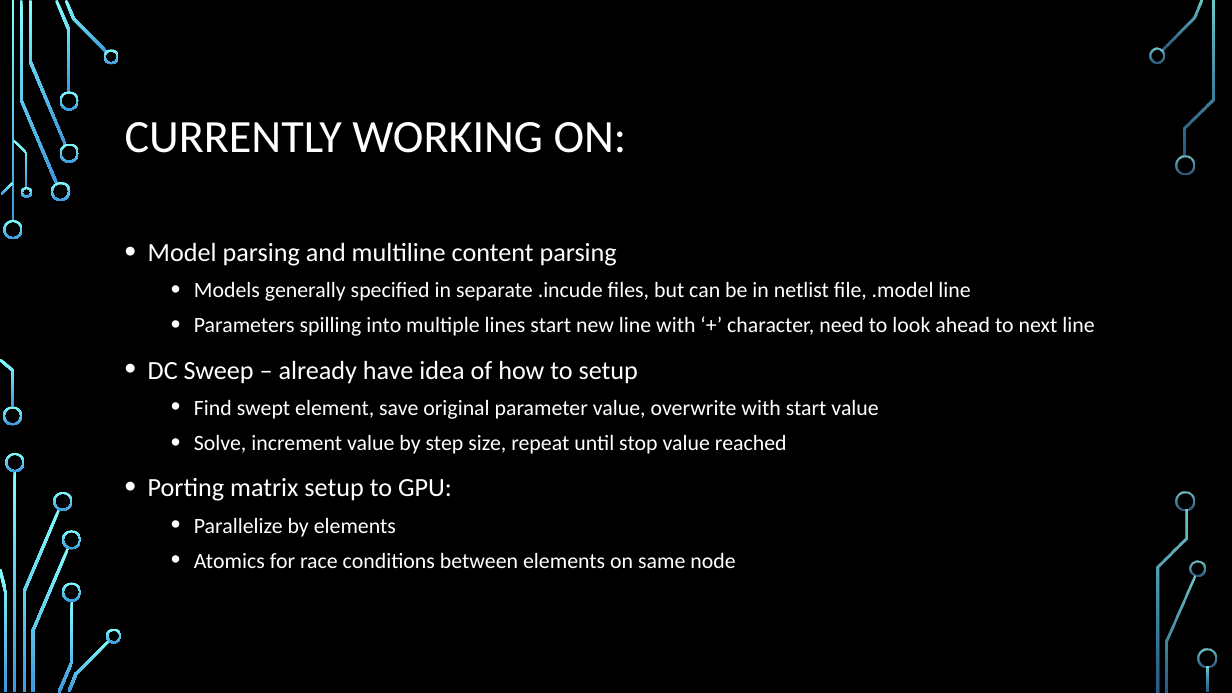
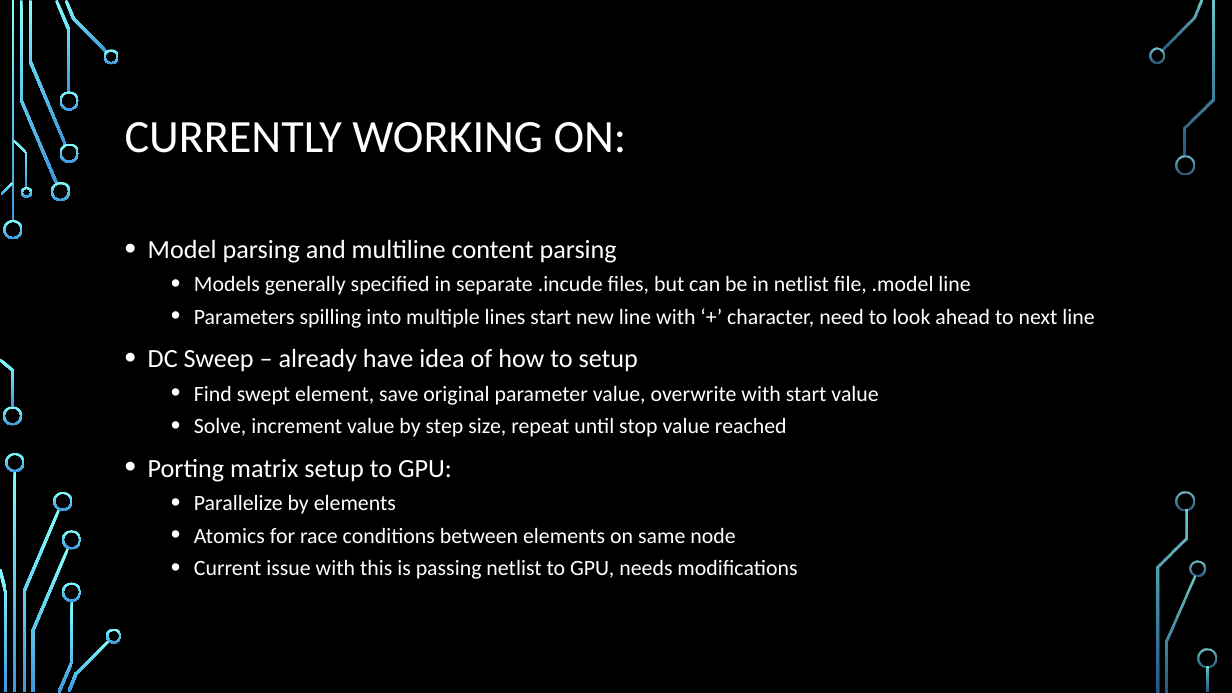
Before and after one commit to risia/CUDA-SPICE-Circuit-Sim, a slide deck: slide 6 of Milestones/Milestone2Presentation.pptx. Drawn at 1232x693 pixels with LibreOffice and Linux fonts; fonts in the diff are those of the drawing; background and template pictures are left out. Boxes give left, top, right and bottom in pixels: in the first picture for what was removed or moved away, otherwise in the second. Text is boxed around its words. In the diff, an @@ line names an element or a change of style, - is before the commit and + after.

```diff
--- a/Milestones/Milestone2Presentation.pptx
+++ b/Milestones/Milestone2Presentation.pptx
@@ text at (148,239,1094,543): line spacing 1.1 to 1 @@
@@ text at (194,560,797,579): paragraph added @@
+  • Current issue with this is passing netlist to GPU, needs modifications
```
Also in this commit, not shown: 3 other slides changed, 3 other files.
